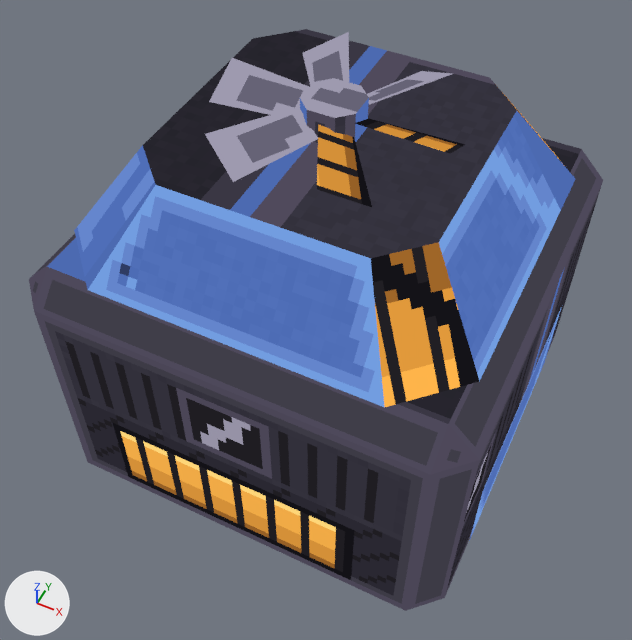
The glTF model art/out/generator.glb as it was, and as the next commit left it.
One viewpoint serves both versions: a 50 mm lens placed at (0.621, -1.322, 1.454), pointed at (0.004, -0.089, -0.088). The axes (+X, +Y, +Z) are drawn at lower left. The lights are the same throughout. The older version comes first. Vertices at exactly the same position are counted once.

The first picture shows 'generator_body', 'generator_fire', 'generator_rotor'.
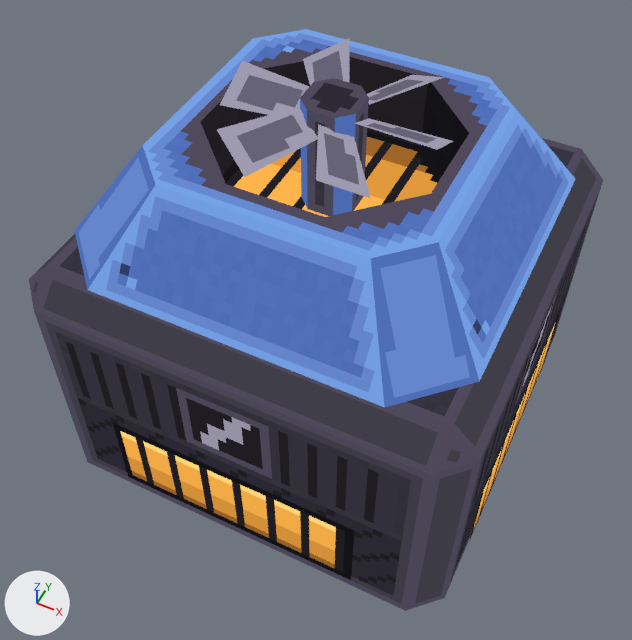
The change, as a list of edits to the scene's bpy script:
```text
Change me_generator_body:
    remove me_generator_body.from_pydata(...)  # 40 vertices, 66 faces; spans x -0.5..0.5, y -0.5..0.5, z -0.5..0.4
    add me_generator_body.from_pydata(...)  # 64 vertices, 100 faces; spans x -0.5..0.5, y -0.5..0.5, z -0.5..0.4
    me_generator_body part 1
    6 faces are deleted
    16 vertices are added at x -0.31..0.31, y -0.31..0.31, z 0.22..0.4
    8 new vertices lie (0.0, 0.0, 0.18) away from vertices in x -0.249..0.249, y -0.249..0.249, z 0.22
    40 new faces join them
    me_generator_body part 2: 30 kept faces spanning x -0.5..0.5, y -0.5..0.5, z -0.5..0.4 get new texture (UV) coordinates
Change me_generator_rotor:
    remove me_generator_rotor.from_pydata(...)  # 40 vertices, 34 faces; spans x -0.26..0.26, y -0.25..0.25, z 0.4..0.47
    add me_generator_rotor.from_pydata(...)  # 40 vertices, 34 faces; spans x -0.235..0.235, y -0.229..0.229, z 0.22..0.47
    me_generator_rotor part 3
    add for i in [0, 1, 4, 6, 8, 10, 12, 14]: me_generator_rotor.vertices[i].co += Vector((0.0, 0.0, -0.18))
    me_generator_rotor part 4
    me_generator_rotor.vertices[22].co: (0.087, -0.25, 0.458) -> (0.074, -0.229, 0.458)  # pixel (316, 189) -> pixel (315, 180)
    me_generator_rotor.vertices[23].co: (0.173, -0.2, 0.412) -> (0.161, -0.179, 0.412)  # pixel (372, 207) -> pixel (370, 198)
    me_generator_rotor.vertices[26].co: (-0.173, -0.2, 0.458) -> (-0.161, -0.179, 0.458)  # pixel (204, 133) -> pixel (216, 129)
    me_generator_rotor.vertices[27].co: (-0.087, -0.25, 0.412) -> (-0.074, -0.229, 0.412)  # pixel (233, 182) -> pixel (244, 177)
    me_generator_rotor part 5
    me_generator_rotor.vertices[34].co: (-0.087, 0.25, 0.458) -> (-0.074, 0.229, 0.458)  # pixel (348, 31) -> pixel (349, 38)
    me_generator_rotor.vertices[35].co: (-0.173, 0.2, 0.412) -> (-0.161, 0.179, 0.412)  # pixel (302, 52) -> pixel (302, 59)
    me_generator_rotor.vertices[38].co: (0.173, 0.2, 0.458) -> (0.161, 0.179, 0.458)  # pixel (453, 73) -> pixel (444, 77)
    me_generator_rotor.vertices[39].co: (0.087, 0.25, 0.412) -> (0.074, 0.229, 0.412)  # pixel (421, 71) -> pixel (412, 74)
    me_generator_rotor part 6
    me_generator_rotor.vertices[18].co: (0.26, -0.05, 0.458) -> (0.235, -0.05, 0.458)  # pixel (450, 153) -> pixel (437, 149)
    me_generator_rotor.vertices[19].co: (0.26, 0.05, 0.412) -> (0.235, 0.05, 0.412)  # pixel (465, 144) -> pixel (453, 141)
    me_generator_rotor part 7
    me_generator_rotor.vertices[30].co: (-0.26, 0.05, 0.458) -> (-0.235, 0.05, 0.458)  # pixel (231, 57) -> pixel (242, 60)
    me_generator_rotor.vertices[31].co: (-0.26, -0.05, 0.412) -> (-0.235, -0.05, 0.412)  # pixel (209, 101) -> pixel (219, 105)
    me_generator_rotor part 8: texture (UV) coordinates of 34 of 34 faces, centred in x -0.193..0.193, y -0.173..0.173, z 0.423..0.47, changed; they spanned u 0.01..0.99, v 0.51..0.68 and now span u 0.01..0.99, v 0.47..0.62
Change me_generator_fire:
    verts and faces of me_generator_fire; kept vertices keep their numbers, new ones are numbered from 16
    remove me_generator_fire.from_pydata(...)  # 16 vertices, 8 faces; spans x -0.504..0.504, y -0.504..0.504, z -0.4..-0.17
    add me_generator_fire.from_pydata(...)  # 24 vertices, 14 faces; spans x -0.504..0.504, y -0.504..0.504, z -0.4..0.22
    me_generator_fire part 9
    add verts[16] = (0.249, 0.103, 0.22)
    add verts[17] = (0.103, 0.249, 0.22)  # pixel (420, 146)
    add verts[18] = (-0.103, 0.249, 0.22)
    add verts[19] = (-0.249, 0.103, 0.22)
    add verts[20] = (-0.249, -0.103, 0.22)
    add verts[21] = (-0.103, -0.249, 0.22)
    add verts[22] = (0.103, -0.249, 0.22)
    add verts[23] = (0.249, -0.103, 0.22)
    add faces += [(16, 17, 18), (16, 18, 19), (16, 19, 20), (16, 20, 21), (16, 21, 22), (16, 22, 23)]
    me_generator_fire part 10: 8 kept faces spanning x -0.504..0.504, y -0.504..0.504, z -0.4..-0.17 get new texture (UV) coordinates
```

Location of each change, [x1, y1, x2, y2] in pixels of the pictures (632 x 640 px; the box of a moved part takes in the faces that stretch with it):
'generator_rotor', reshaped, surface changed (9% narrower): before [205, 32, 465, 207]; after [217, 38, 453, 216]
part 1 of me_generator_body, cut back: [143, 29, 517, 258] in both
part 2 of me_generator_body, surface changed: [47, 83, 595, 587] in both
part 3 of me_generator_rotor, moved or reshaped: before [300, 98, 369, 143]; after [300, 98, 369, 216]
part 4 of me_generator_rotor, moved or reshaped: before [205, 107, 372, 207]; after [217, 107, 371, 198]
part 5 of me_generator_rotor, moved or reshaped: before [303, 32, 452, 105]; after [303, 38, 444, 105]
part 6 of me_generator_rotor, moved or reshaped: before [355, 118, 465, 153]; after [355, 118, 453, 150]
part 7 of me_generator_rotor, moved or reshaped: before [209, 58, 309, 115]; after [220, 61, 309, 115]
part 8 of me_generator_rotor, surface changed: before [205, 32, 465, 207]; after [217, 38, 453, 216]
part 9 of me_generator_fire, added: after [222, 131, 441, 217]
part 10 of me_generator_fire, surface changed: [469, 309, 561, 541] in both
